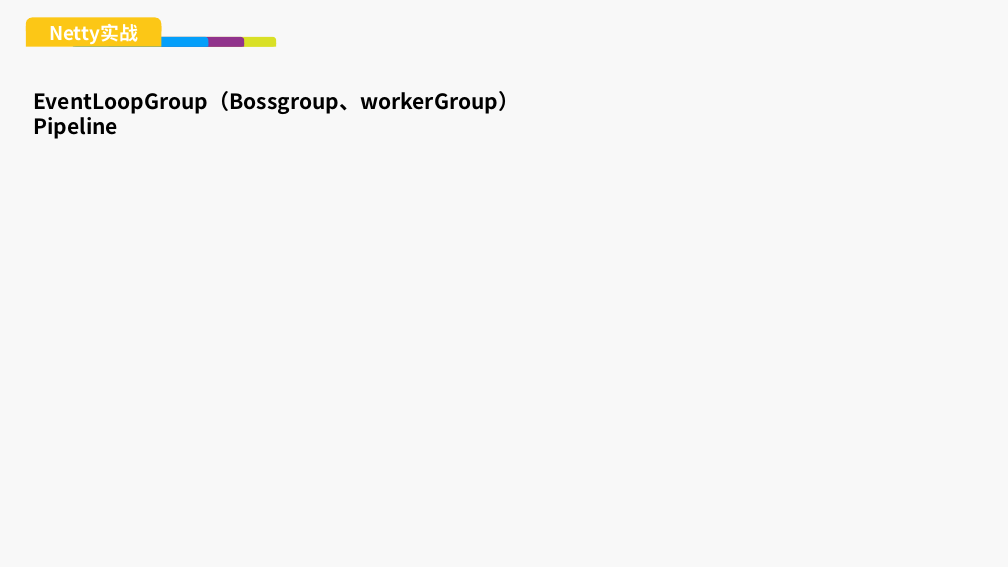
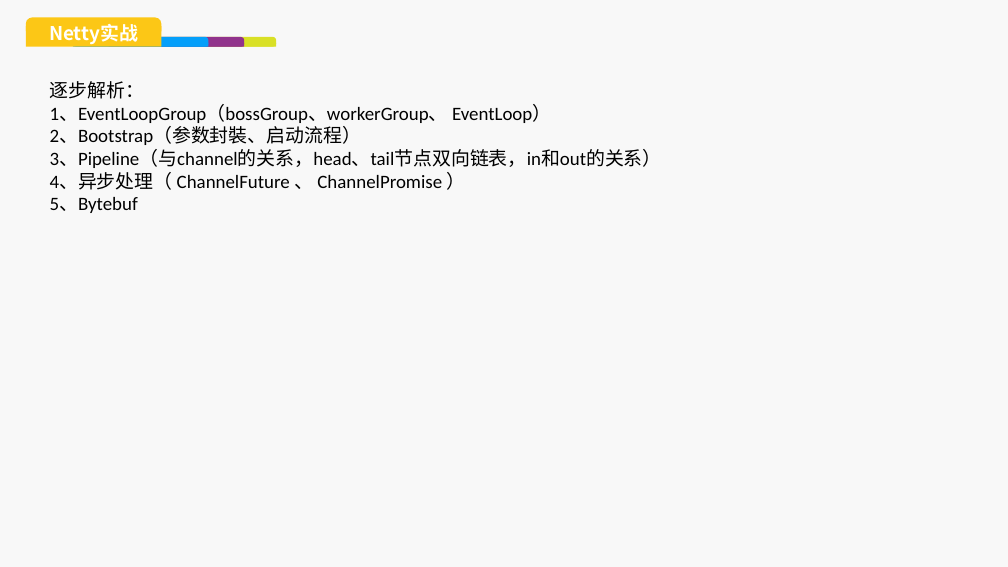
Before and after one commit to stupidsupermanla/netty_study, a slide deck: slide 18 of ppt/NIO&NETTY初窥.pptx. Drawn at 1008x567 pixels with LibreOffice and Linux fonts; fonts in the diff are those of the drawing; background and template pictures are left out. Boxes give left, top, right and bottom in pixels: in the first picture for what was removed or moved away, otherwise in the second. Text is boxed around its words. In the diff, an @@ line names an element or a change of style, - is before the commit and + after.

```diff
--- a/ppt/NIO&NETTY初窥.pptx
+++ b/ppt/NIO&NETTY初窥.pptx
@@ text added at (50,81,662,213), 18 pt, text #000000 @@
+逐步解析：
+1、EventLoopGroup（bossGroup、workerGroup、 EventLoop）
+2、Bootstrap（参数封裝、启动流程）
+3、Pipeline（与channel的关系，head、tail节点双向链表，in和out的关系）
+4、异步处理（ ChannelFuture 、 ChannelPromise ）
+5、Bytebuf
@@ text removed at (33,91,519,139) @@
-EventLoopGroup（Bossgroup、workerGroup）
-Pipeline
```
Also in this commit, not shown: 3 other slides changed, 3 slides added, 1 slide removed, 1 other file.
